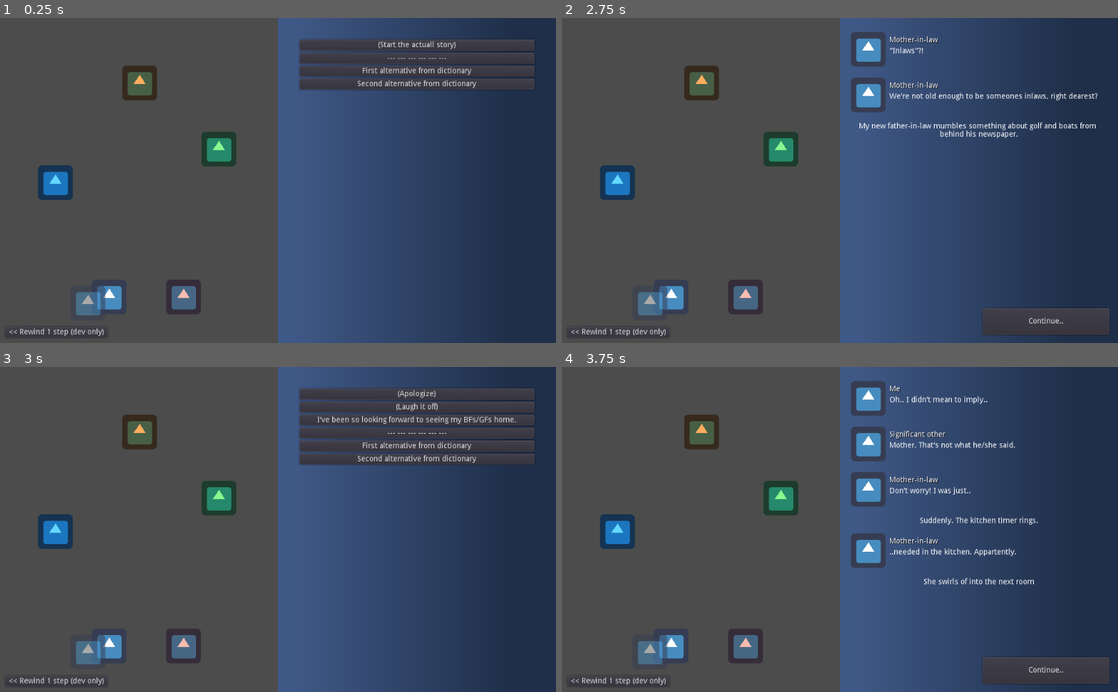
Above: before the commit, frames 1-4 (two rows, left to right).
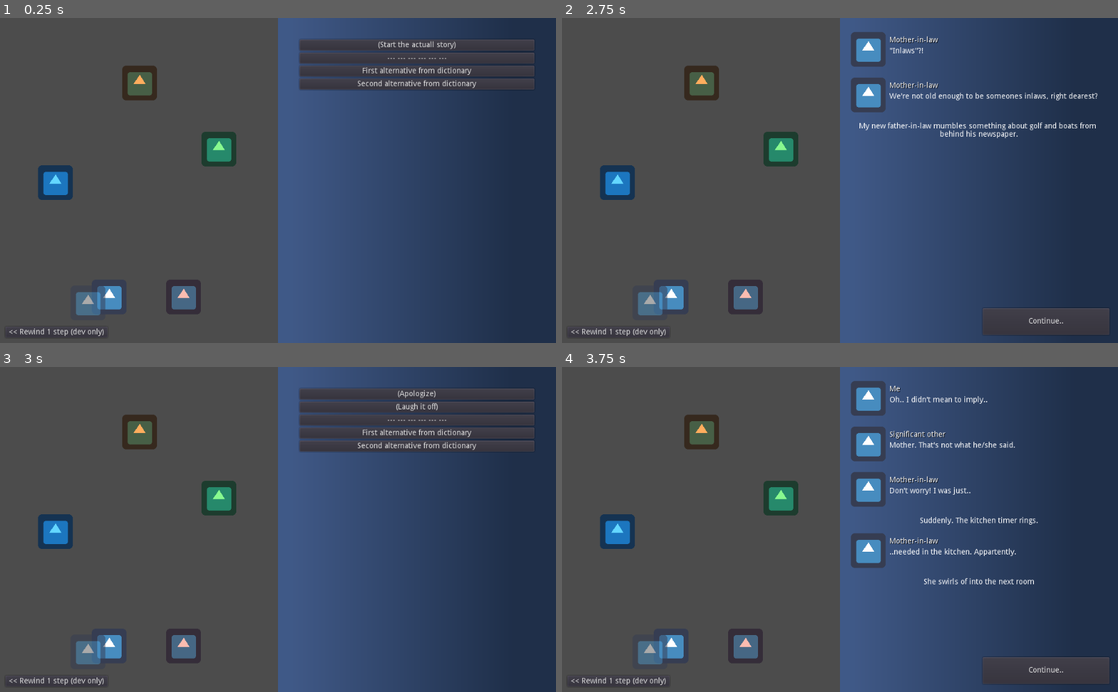
Above: after the commit, the same moments.

Repository: jordgubben/gw24-fam-andersson
Game: Godot game, scene res://FamilyDinner.tscn
The game is run twice, just before and just after one commit, with the same random seed, the same clock (stepped at 60 frames per second) and the same inputs. The engine's default icon, where the game draws it, is replaced by a stand-in: a white triangle on a blue panel in a dark square.
Inputs:
- Up to frame 1 (0.25 s): no input
- Up to frame 2 (2.75 s): click "(Start the actuall story)" at 0.5 s; click "Continue.." at 1.25 s; click "It's great to finally meet my…" at 2 s
- Up to frame 3 (3 s): click "Continue.." at 2.75 s
- Up to frame 4 (3.75 s): click "(Apologize)" at 3.5 s

Frames 1-2 are identical in both runs. In frame 3, 2.0% of the frame differs, in the area x 53-97%, y 15-31%; in frame 4, nothing differs.

Commit message:
Adjust intro so that segments "follow" each other

Diff:
--- a/FamilyDinner.gd
+++ b/FamilyDinner.gd
@@ -24,7 +24,7 @@
 		{S: "mother-in-law", "text": "It brings such you to finaly get to meet you."},
 	]),
 	"start->inlaws": ConversationSegment.new("It's great to finally meet my inlaws", [
-		{"passed": "start"},
+		{"follows": "start"},
 	], [
 		{S: "mother-in-law", "text": "\"Inlaws\"?!"},
 		{S: "mother-in-law",
@@ -33,7 +33,7 @@
 					"and [b]boats[/b] from behind his newspaper."},
 	]),
 	"start->inlaws->apologize": ConversationSegment.new("(Apologize)", [
-		{"passed": "start->inlaws"},
+		{"follows": "start->inlaws"},
 	], [
 		{S: "me", "text": "Oh.. I didn't mean to imply.."},
 		{S: SO, "text": "Mother. That's not what he/she said."},
@@ -44,7 +44,7 @@
 		{"speaker": IV, "text": "Saved by the bell, literally."}
 	]),
 	"start->inlaws->laugh": ConversationSegment.new("(Laugh it off)", [
-		{"passed": "start->inlaws"},
+		{"follows": "start->inlaws"},
 	], [
 		{S: "me", "text": "Of course not."},
 		{S: "me", "text": "I've just been seeing your son/dauhter for so long."},
@@ -60,7 +60,7 @@
 		{"text": "She shifts gracefully in to the next room, wile keeping her eyes fixed on my fidgeting fiance."},
 	]),
 	"start->home": ConversationSegment.new("I've been so looking forward to seeing my BFs/GFs home.", [
-		{"passed": "start"},
+		{"follows": "start"},
 	], [
 		{S: "me", "text": "I'm just so supprised by how lovely this home is!"},
 		{S: "sister-in-law", "text": "\"Supprised\"?"},
@@ -70,7 +70,7 @@
 		{S: "me", "text": "Um.. What I meant was.."},
 	]),
 	"start->home->rustic": ConversationSegment.new("..it's so rustic and charming", [
-		{"passed": "start->home"},
+		{"follows": "start->home"},
 	], [
 		{"text": "My mother-in-law struggles to stay humble, whilst truly beaming with pride."},
 		{S: "mother-in-law", "text": "Well, it might be an old place."},
@@ -83,7 +83,7 @@
 		{S: IV, "text": "Ooookeeey... Touchy subject?"},
 	]),
 	"start->home->modern": ConversationSegment.new("..it's so modern and practical", [
-		{"passed": "start->home"},
+		{"follows": "start->home"},
 	], [
 		{"text": "My father-in-law pops pup from behind his newspaper, "
 				+ "like someone called his name in a lotter raffel."},
@@ -95,6 +95,17 @@
 		{"text": "Suddenly. The kitchen timer rings."},
 		{"text": "My mother-in-law strides out into the next room."},
 		{S: IV, "text": "Ooookeeey... Touchy subject?"},
+	]),
+	"change_the_subject": ConversationSegment.new("(Try to change the subject)", [
+		{"follows": [
+			"start->inlaws->apologize",
+			"start->inlaws->laugh",
+			"start->home->rustic",
+			"start->home->modern",
+			]},
+	], [
+		{S: "me", "text": "So.. *cough*"},
+		{S: "me", "text": "What nice weather we've had so far this summer."},
 	]),
 
 	# Separatpor + Dummy options (remove later)
